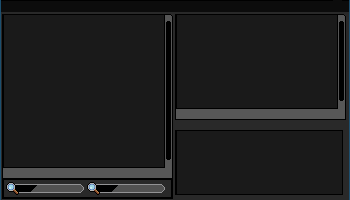
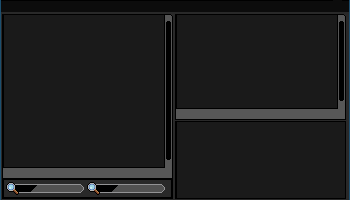
The second 350 × 200 image is a revision of the first. Changes to its layers:
painted on "new" over (175, 121, 346, 199)
